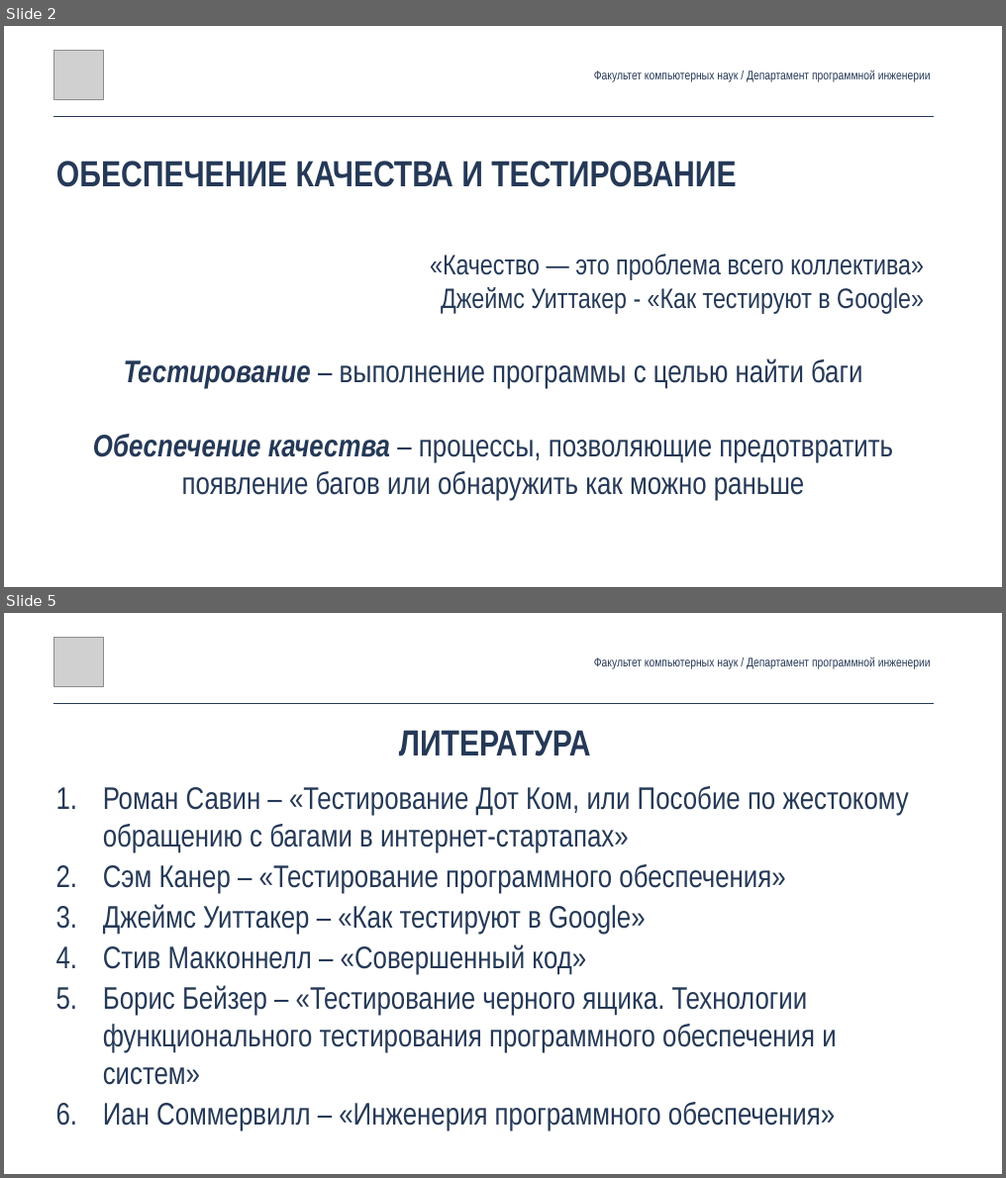
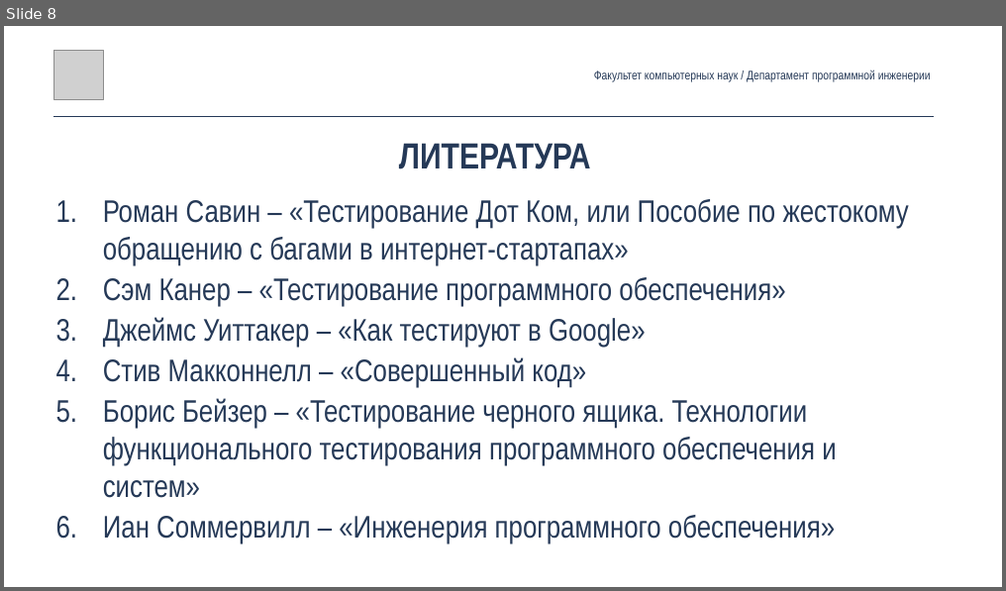
Before and after one commit to andrewt0301/qa-testing-course, a slide deck: seminars/seminar02/Seminar02.pptx. Shown one above the other, each under a label of ours: slides 2 and 5 before the commit, slide 8 after it; the slides between them are not shown. The pictures are 1006x1178 and 1006x591 pixels, drawn with LibreOffice and Linux fonts; fonts in the diff are those of the drawing; grey boxes stand for pictures. Boxes give left, top, right and bottom in pixels: in the first picture for what was removed or moved away, otherwise in the second. Text is boxed around its words. In the diff, an @@ line names an element or a change of style, - is before the commit and + after.

```diff
--- a/seminars/seminar02/Seminar02.pptx
+++ b/seminars/seminar02/Seminar02.pptx
@@ slide 2 removed at box(4, 26, 1002, 587), background #FFFFFF @@
@@ picture removed at box(54, 50, 103, 99) @@
@@ text removed at box(594, 70, 931, 82) @@
-Факультет компьютерных наук / Департамент программной инженерии
@@ line removed from (54, 116) to (933, 116) @@
@@ text removed at box(56, 161, 736, 187) @@
-ОБЕСПЕЧЕНИЕ КАЧЕСТВА И ТЕСТИРОВАНИЕ
@@ text removed at box(93, 254, 924, 501) @@
-«Качество — это проблема всего коллектива»
-Джеймс Уиттакер - «Как тестируют в Google»
-Тестирование – выполнение программы с целью найти баги
-Обеспечение качества – процессы, позволяющие предотвратить появление багов или обнаружить как можно раньше
@@ what was slide 5 is now slide 8 @@
```
Also in this commit, not shown: 2 slides changed, 5 slides added, 1 other slide removed, 1 other file.
